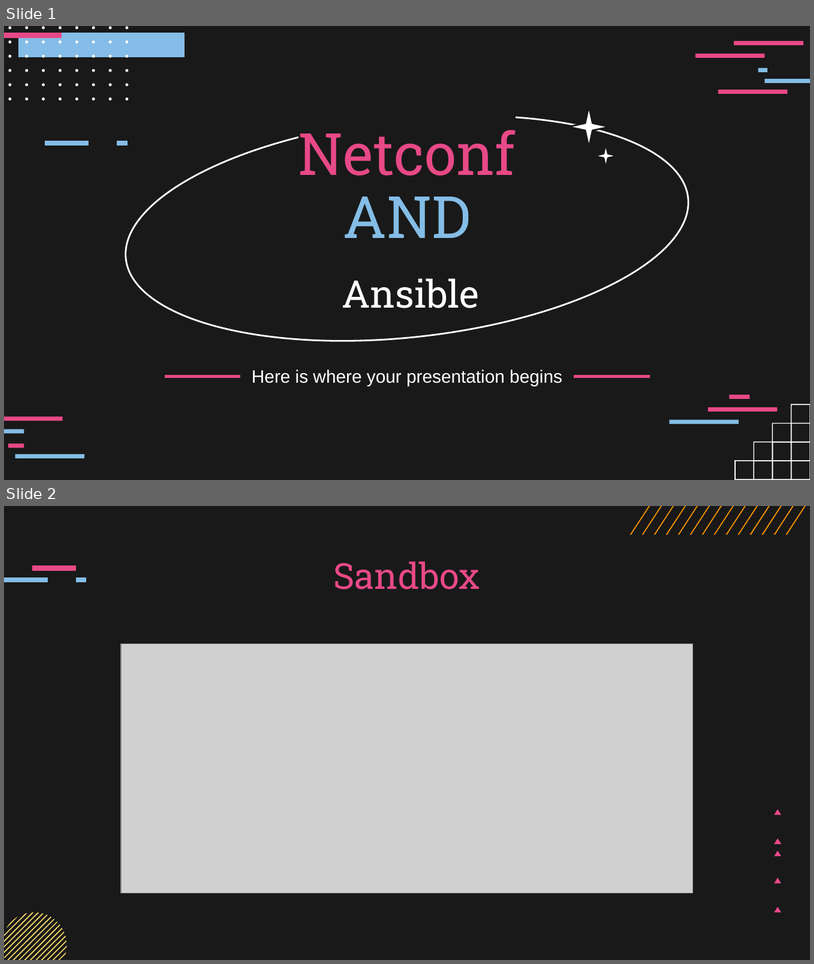
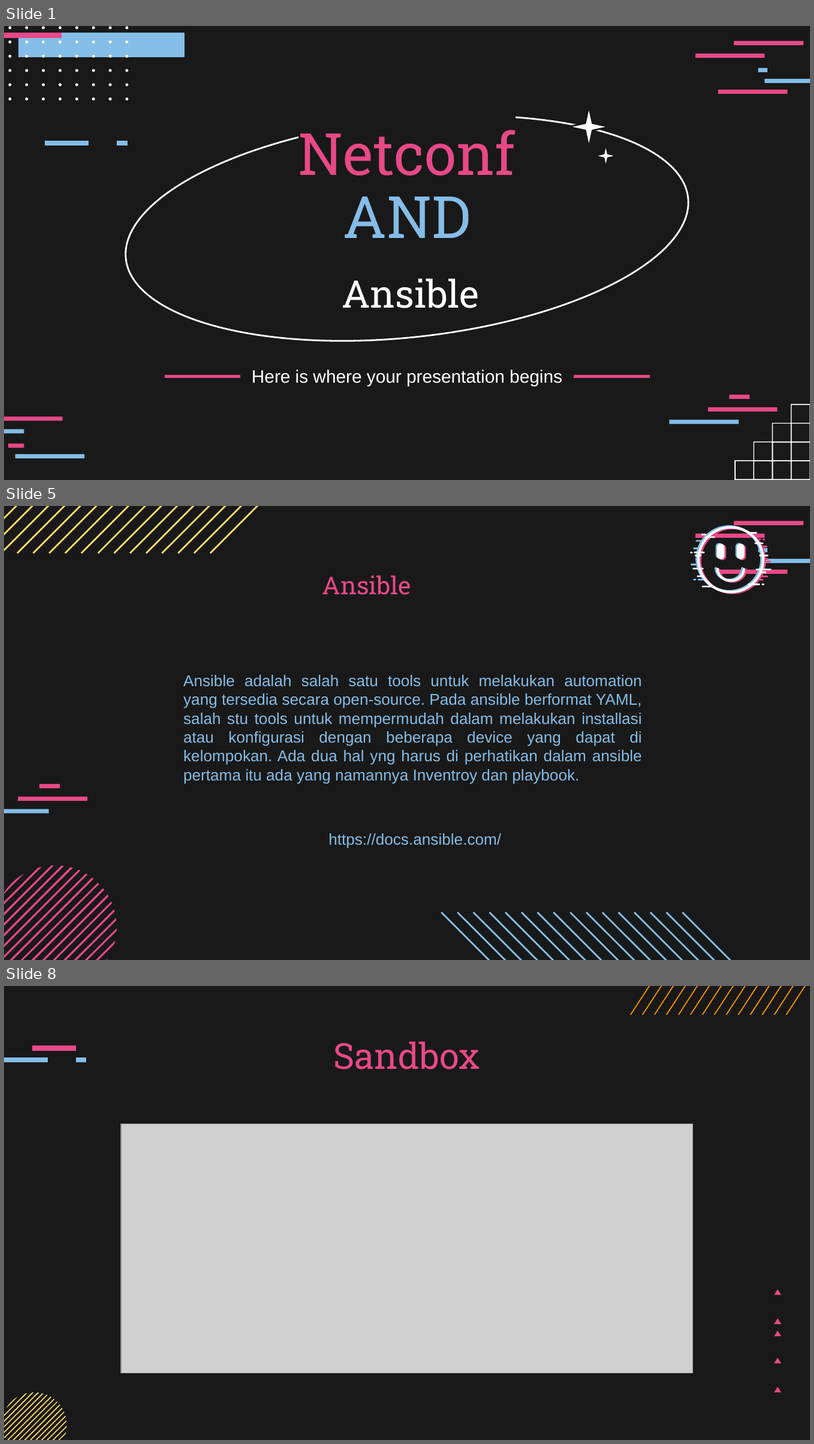
Before and after one commit to ichwanridwan01/Tugas_project, a slide deck: ichwanridwan_tugas_project.pptx. Shown one above the other, each under a label of ours: slides 1 and 2 before the commit, slides 1, 5 and 8 after it; the slides between them are not shown. The pictures are 814x964 and 814x1444 pixels, drawn with LibreOffice and Linux fonts; fonts in the diff are those of the drawing; grey boxes stand for pictures. Boxes give left, top, right and bottom in pixels: in the first picture for what was removed or moved away, otherwise in the second. Text is boxed around its words. In the diff, an @@ line names an element or a change of style, - is before the commit and + after.

```diff
--- a/ichwanridwan_tugas_project.pptx
+++ b/ichwanridwan_tugas_project.pptx
@@ slide 5 added at <box>4,506,810,960</box>, background #191919; not listed: 5 template elements that a slide beside it also shows @@
@@ group added at <box>4,506,275,553</box>: 16 freeform shapes @@
@@ group added at <box>690,525,773,594</box>: 39 freeform shapes @@
@@ title added at <box>323,575,411,595</box>, 22 pt, text #E84987 @@
+Ansible
@@ text added at <box>183,675,642,784</box>, 14 pt, text #84BDE7 @@
+Ansible adalah salah satu tools untuk melakukan automation yang tersedia secara open-source. Pada ansible berformat YAML, salah stu tools untuk mempermudah dalam melakukan installasi atau konfigurasi dengan beberapa device yang dapat di kelompokan. Ada dua hal yng harus di perhatikan dalam ansible pertama itu ada yang namannya Inventroy dan playbook.
@@ group added at <box>4,783,117,960</box>: 17 freeform shapes, 3 rectangles @@
@@ text added at <box>329,833,501,847</box>, 14 pt, text #84BDE7 @@
+https://docs.ansible.com/
@@ group added at <box>442,912,747,960</box>: 16 freeform shapes @@
@@ what was slide 2 is now slide 8 @@
```
Also in this commit, not shown: 5 other slides added.
